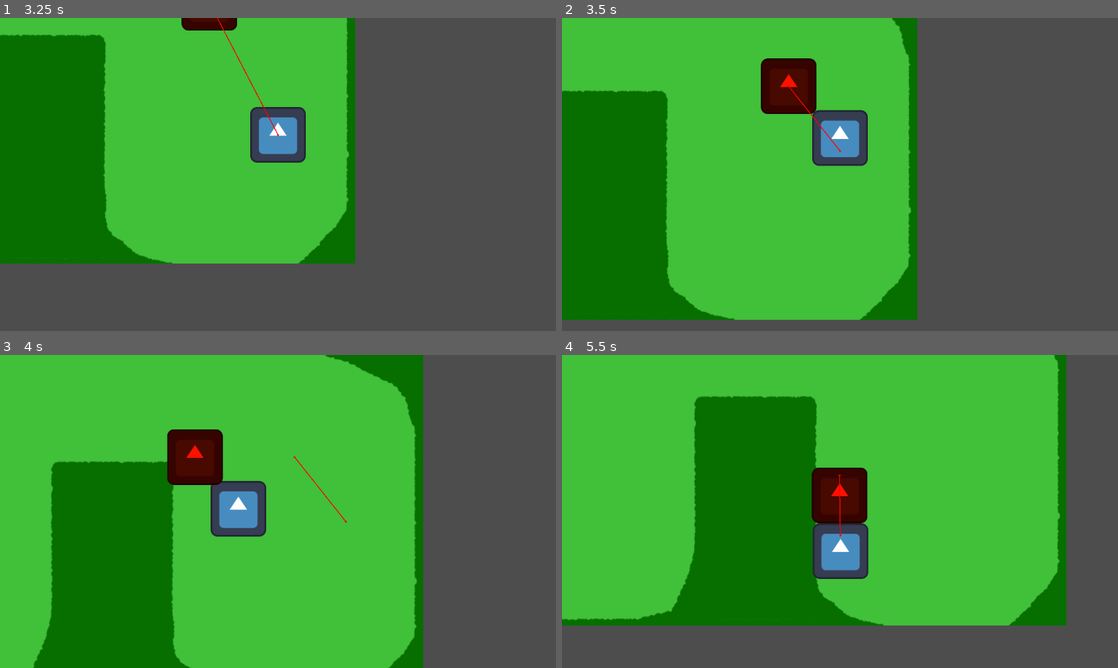
Above: before the commit, frames 1-4 (two rows, left to right).
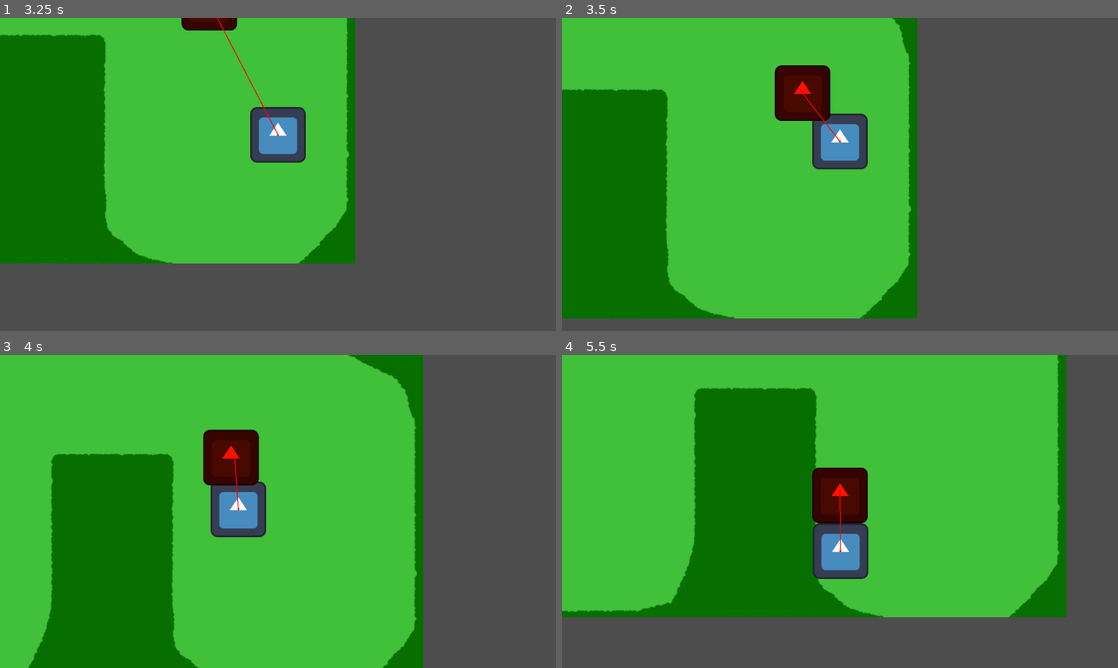
Above: after the commit, the same moments.

Repository: Studio-15/GoGogotJam2023
Game: Godot game, scene res://Levels/test_level.tscn
Two runs of this game, one before a commit and one after it. Both use one fixed random seed, a clock stepped at 60 frames per second and the inputs below. The engine's default icon, where the game draws it, is replaced by a stand-in: a white triangle on a blue panel in a dark square.
Inputs:
- Up to frame 1 (3.25 s): tap Enter at 0.5 s; hold D (move_right) 0.53-1.28 s; hold S (move_down) 1.28-2.03 s; hold D (move_right) 2.03-2.78 s; tap Space at 2.75 s; hold W (move_up) from 2.78 s (still down)
- Up to frame 2 (3.5 s): keep holding W (move_up)
- Up to frame 3 (4 s): release W (move_up) at 3.53 s; hold A (move_left) from 3.53 s (still down)
- Up to frame 4 (5.5 s): release A (move_left) at 5.03 s; hold S (move_down) from 5.03 s (still down)

Frame 1 is identical in both runs. In frame 2, 2.6% of the frame differs, in the area x 0-64%, y 0-97%; in frame 3, 4.0%; in frame 4, 4.3%, in the area x 0-91%, y 0-87%.

Commit message:
Updated speed

Diff:
--- a/src/Enemies/test_enemy.gd
+++ b/src/Enemies/test_enemy.gd
@@ -16,7 +16,6 @@
 		nav_agent.set_target_position(target.global_position)
 		var next_loc = nav_agent.get_next_path_position()
 		var new_velocity = (next_loc - global_position).normalized() * stats.MOVE_SPEED
-#		print(next_loc, " | ", new_velocity, (next_loc - global_position), global_position, (next_loc - global_position).normalized(), stats.MOVE_SPEED)
 		nav_agent.set_velocity(new_velocity)
 
 
@@ -44,6 +43,5 @@
 
 
 func _on_navigation_agent_2d_velocity_computed(safe_velocity: Vector2) -> void:
-	velocity = safe_velocity #velocity.move_toward(safe_velocity, 0.9)
-	print(velocity)
+	velocity = safe_velocity
 	move_and_slide()
--- a/src/Enemies/test_enemy.tscn
+++ b/src/Enemies/test_enemy.tscn
@@ -22,7 +22,7 @@
 
 [node name="NavigationAgent2D" type="NavigationAgent2D" parent="."]
 path_desired_distance = 100.0
-target_desired_distance = 200.0
+target_desired_distance = 100.0
 path_max_distance = 250.0
 avoidance_enabled = true
 radius = 50.0
